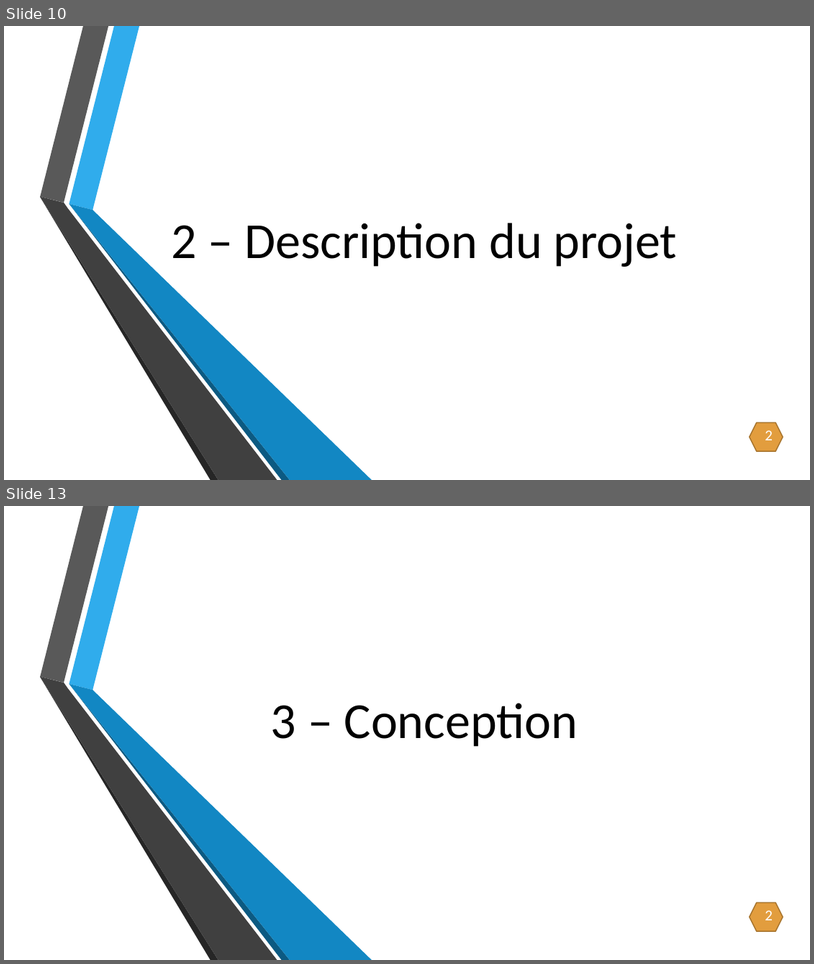
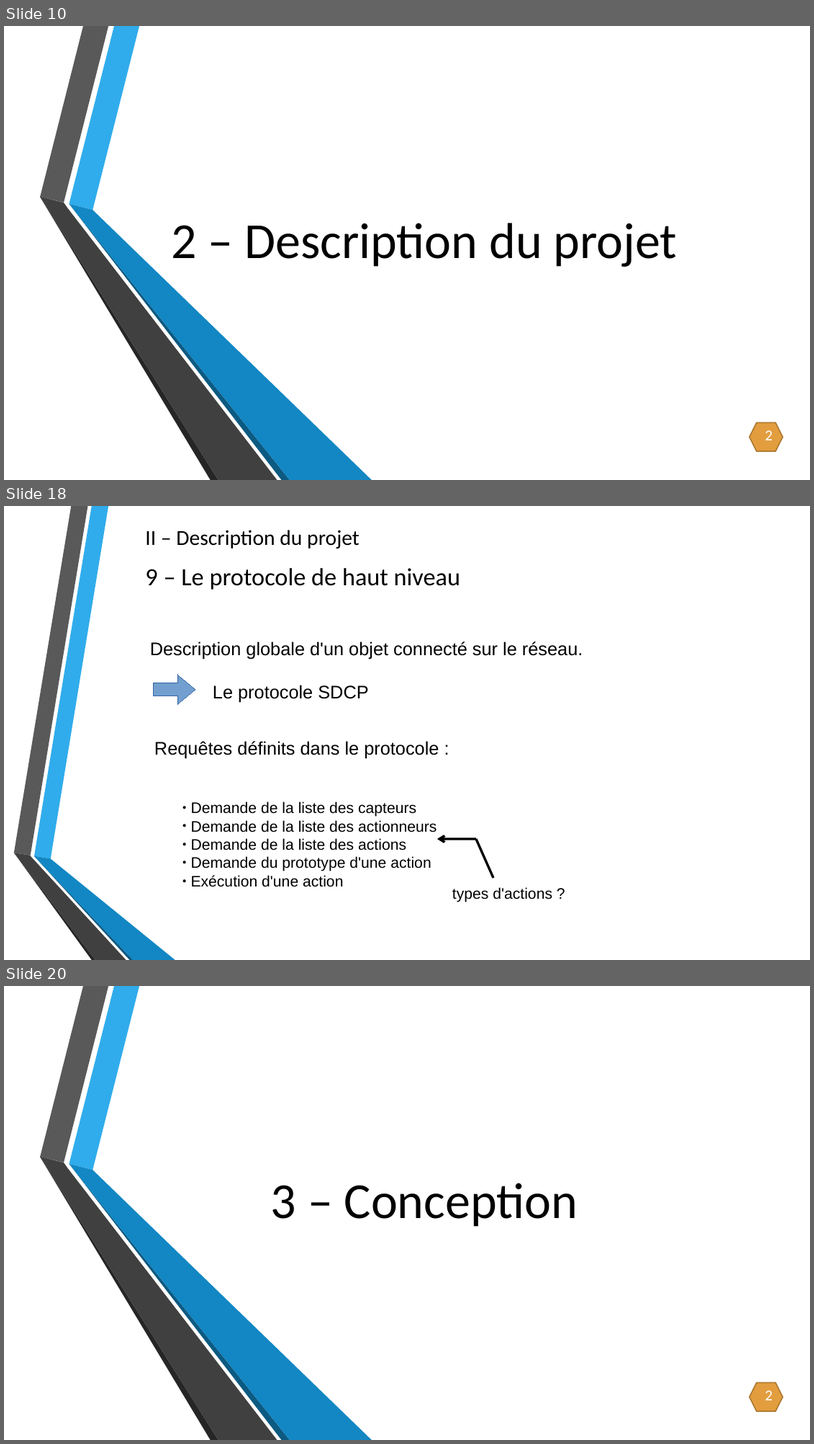
Before and after one commit to CyrillePierre/smartdevcom, a slide deck: doc/soutenance/Création d’un réseau générique et dynamique.pptx. Shown one above the other, each under a label of ours: slides 10 and 13 before the commit, slides 10, 18 and 20 after it; the slides between them are not shown. The pictures are 814x964 and 814x1444 pixels, drawn with LibreOffice and Linux fonts; fonts in the diff are those of the drawing; background and template pictures are left out. Boxes give left, top, right and bottom in pixels: in the first picture for what was removed or moved away, otherwise in the second. Text is boxed around its words. In the diff, an @@ line names an element or a change of style, - is before the commit and + after.

```diff
--- a/doc/soutenance/Création d’un réseau générique et dynamique.pptx
+++ b/doc/soutenance/Création d’un réseau générique et dynamique.pptx
@@ slide 18 added at [4, 506, 810, 960], background picture (left out) @@
@@ title added at [145, 530, 360, 548], 25.4 pt, text #000000 @@
+II – Description du projet
@@ title added at [145, 568, 460, 590], 29.4 pt, text #000000 @@
+9 – Le protocole de haut niveau
@@ text added at [150, 641, 583, 659], 21.8 pt, text #000000 @@
+Description globale d'un objet connecté sur le réseau.
@@ freeform shape added at [154, 674, 196, 705], fill #729FCF, outline #3465A4 0 pt @@
@@ text added at [213, 685, 368, 703], 21.8 pt, text #000000 @@
+Le protocole SDCP
@@ text added at [154, 741, 439, 759], 21.8 pt, text #000000 @@
+Requêtes définits dans le protocole :
@@ text added at [191, 801, 437, 887], 18.1 pt, text #000000 @@
+● Demande de la liste des capteurs
+● Demande de la liste des actionneurs
+● Demande de la liste des actions
+● Demande du prototype d'une action
+● Exécution d'une action
@@ arrow added from (476, 839) to (437, 839), #000000 2.83 pt @@
@@ line added from (476, 839) to (494, 878), #000000 2.83 pt @@
@@ group added at [13, 506, 175, 960]: 6 freeform shapes @@
@@ text added at [453, 887, 553, 902], 18.1 pt, text #000000 @@
+types d'actions ?
@@ what was slide 13 is now slide 20 @@
```
Also in this commit, not shown: 7 slides changed, 8 other slides added, 2 slides removed, 1 other file.
